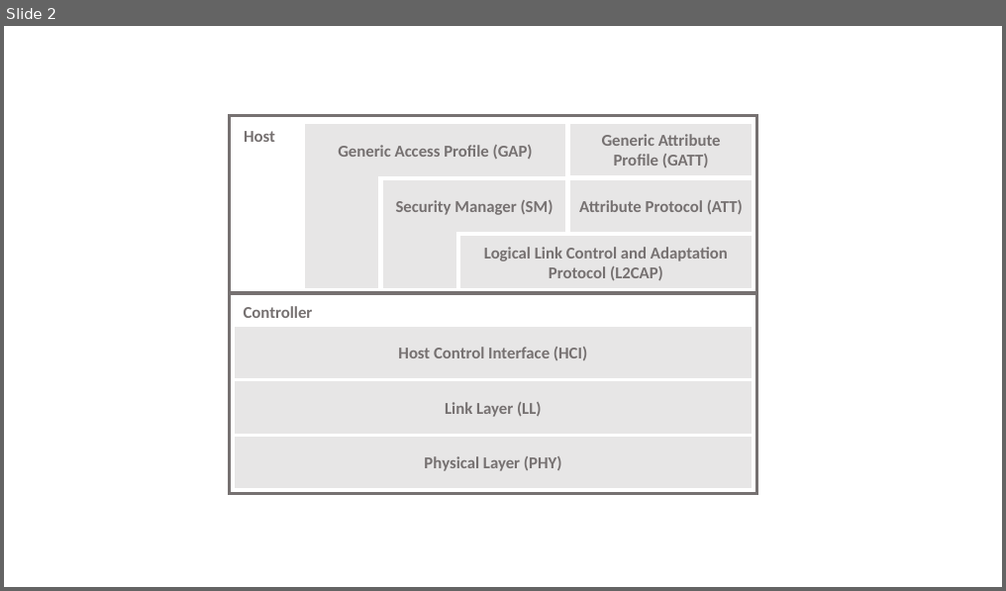
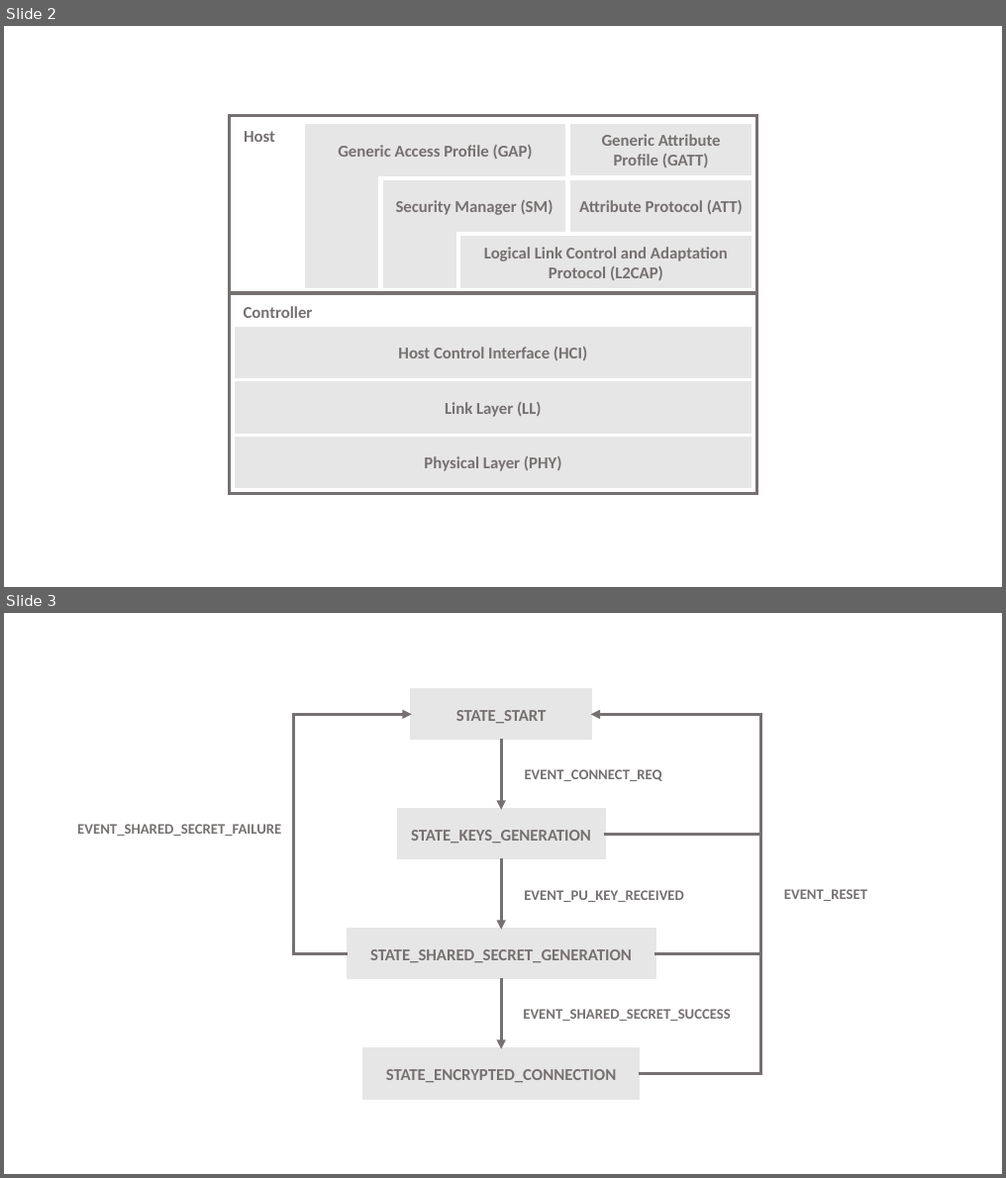
Before and after one commit to m-peko/SecureBLE, a slide deck: docs/Presentation.pptm. Shown one above the other, each under a label of ours: slide 2 before the commit, slides 2 and 3 after it. The pictures are 1006x591 and 1006x1178 pixels, drawn with LibreOffice and Linux fonts; fonts in the diff are those of the drawing. Boxes give left, top, right and bottom in pixels: in the first picture for what was removed or moved away, otherwise in the second. Text is boxed around its words. In the diff, an @@ line names an element or a change of style, - is before the commit and + after.

Commit message:
Add State Machine and refactoring

```diff
--- a/docs/Presentation.pptm
+++ b/docs/Presentation.pptm
@@ slide 3 added at box(4, 613, 1002, 1174), background #FFFFFF @@
@@ group added at box(77, 690, 867, 1098): 5 texts, 4 rectangles, 3 arrows, 2 elbow arrows, 2 lines @@
+STATE_START
+STATE_KEYS_GENERATION
+STATE_SHARED_SECRET_GENERATION
+STATE_ENCRYPTED_CONNECTION
+EVENT_CONNECT_REQ
+EVENT_PU_KEY_RECEIVED
+EVENT_SHARED_SECRET_SUCCESS
+EVENT_RESET
+EVENT_SHARED_SECRET_FAILURE
```
Also in this commit, not shown: 8 other files.
